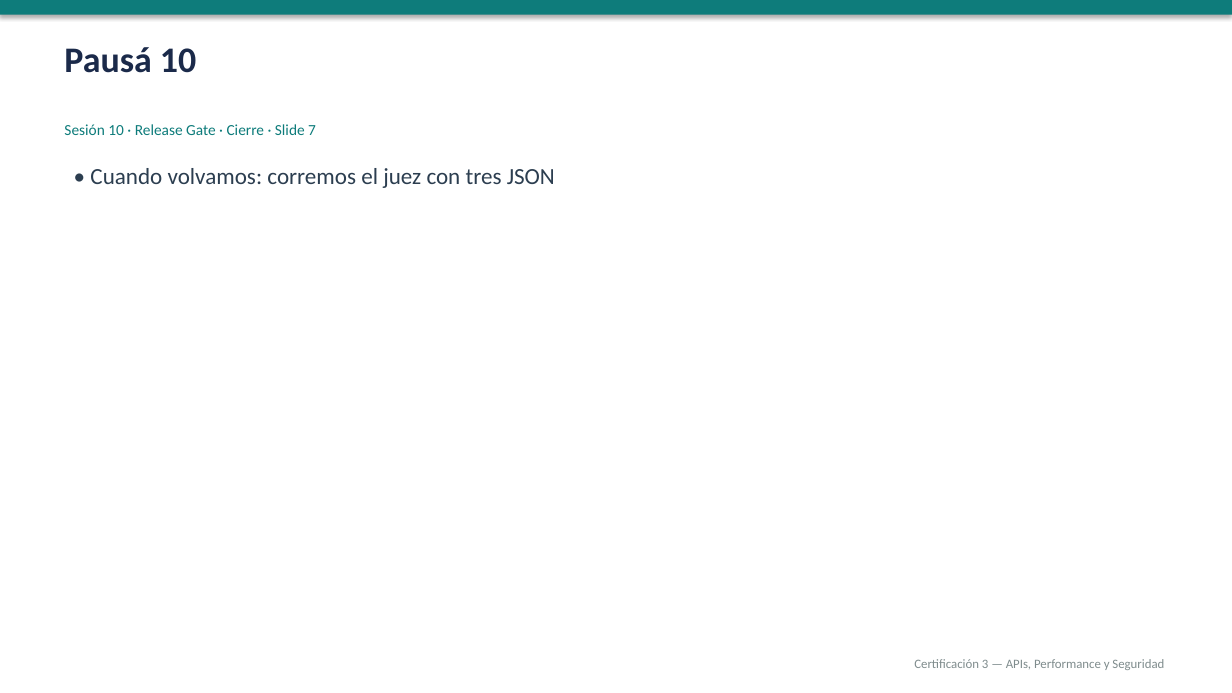
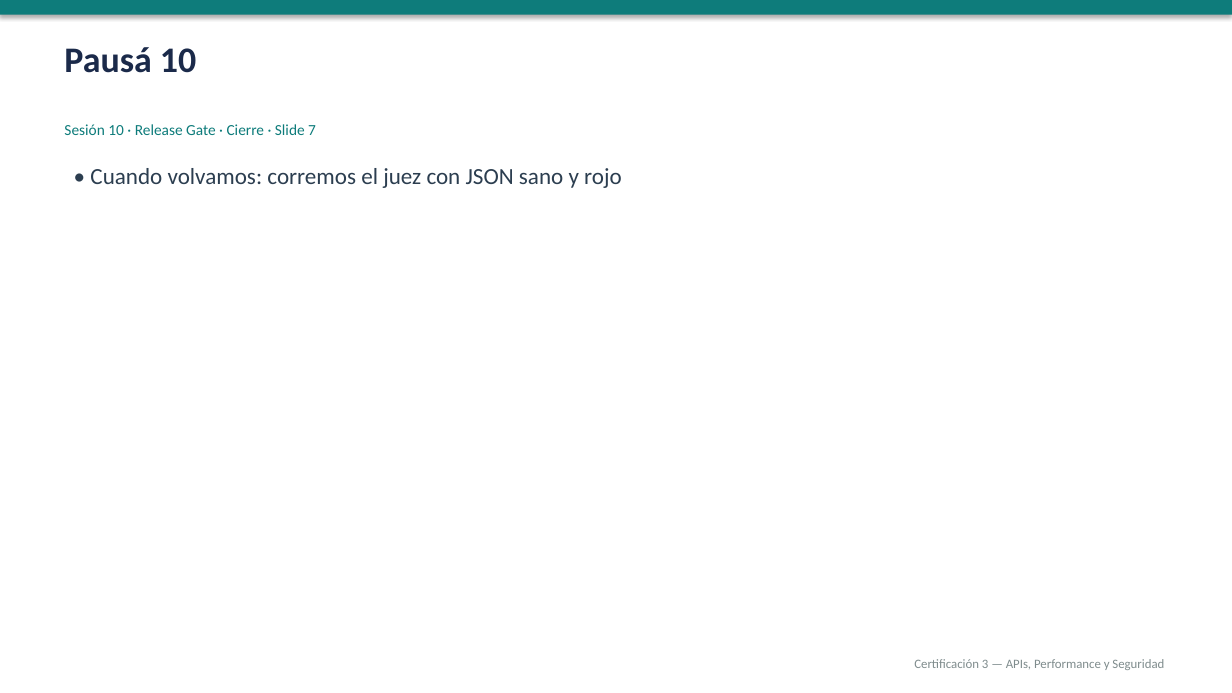
Before and after one commit to NelsonFlores1/Fork-curso_1, a slide deck: slide 9 of sesiones/sesion-10/sesion-10.pptx (slide 7 before the commit). Drawn at 1232x693 pixels with LibreOffice and Linux fonts; fonts in the diff are those of the drawing. Boxes give left, top, right and bottom in pixels: in the first picture for what was removed or moved away, otherwise in the second. Text is boxed around its words. In the diff, an @@ line names an element or a change of style, - is before the commit and + after.

```diff
--- a/sesiones/sesion-10/sesion-10.pptx
+++ b/sesiones/sesion-10/sesion-10.pptx
@@ text at [90,168,622,188]: text changed @@
-• Cuando volvamos: corremos el juez con tres JSON
+• Cuando volvamos: corremos el juez con JSON sano y rojo
```
Also in this commit, not shown: 13 other slides changed, 4 slides added, 1 slide removed, 17 other files.
